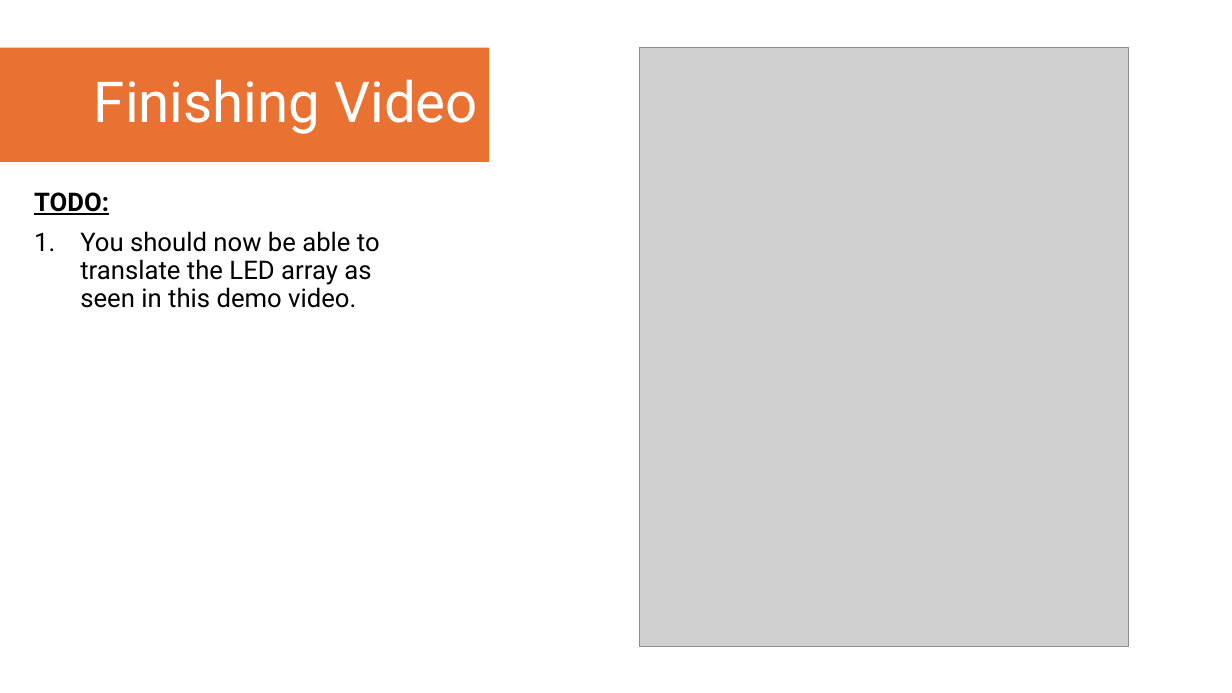
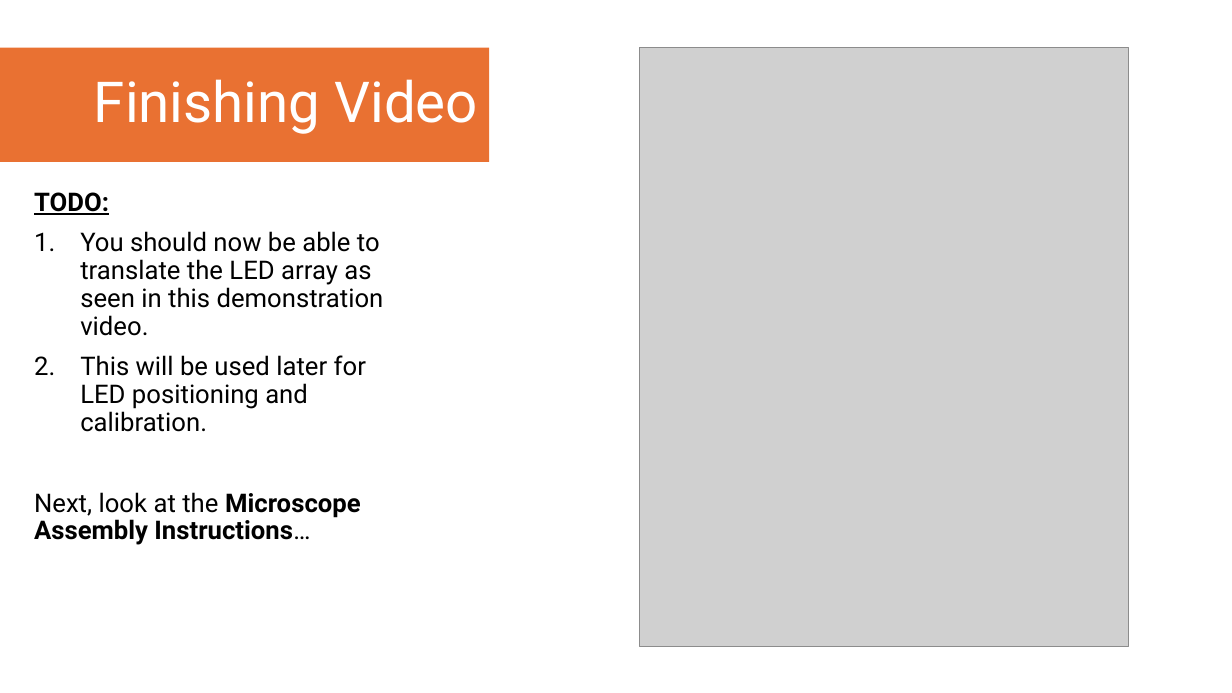
Before and after one commit to YoItsLewis/Open-Fourier-Ptychographic-Microscopy, a slide deck: slide 25 of Assembly Instructions/OpenFPM - Illuminator Assembly Instructions.pptx (slide 28 before the commit). Drawn at 1232x693 pixels with LibreOffice and Linux fonts; fonts in the diff are those of the drawing; grey boxes stand for pictures. Boxes give left, top, right and bottom in pixels: in the first picture for what was removed or moved away, otherwise in the second. Text is boxed around its words. In the diff, an @@ line names an element or a change of style, - is before the commit and + after.

Commit message:
Updated 3D Printed Files and Assembly Instructions
I have updated some of the 3D printed files and added microscope and electronic assembly instructions, and updated the illuminator assembly instructions.

```diff
--- a/Assembly Instructions/OpenFPM - Illuminator Assembly Instructions.pptx
+++ b/Assembly Instructions/OpenFPM - Illuminator Assembly Instructions.pptx
@@ text at <box>34,231,384,545</box>: text changed @@
-1. You should now be able to translate the LED array as seen in this demo video.
+1. You should now be able to translate the LED array as seen in this demonstration video.
+2. This will be used later for LED positioning and calibration.
+Next, look at the Microscope Assembly Instructions…
```
Also in this commit, not shown: 20 other slides changed, 3 slides removed, 31 other files.
